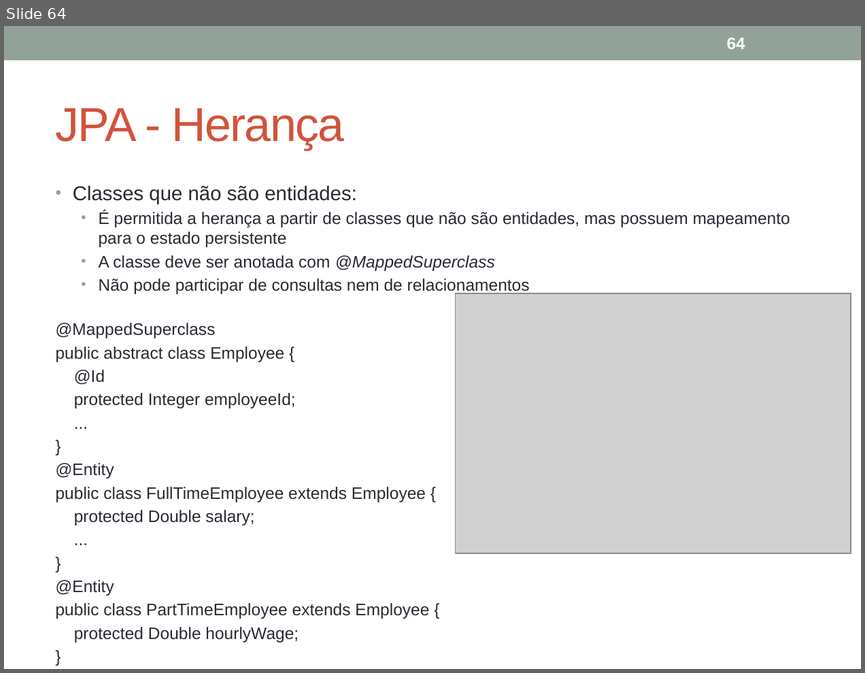
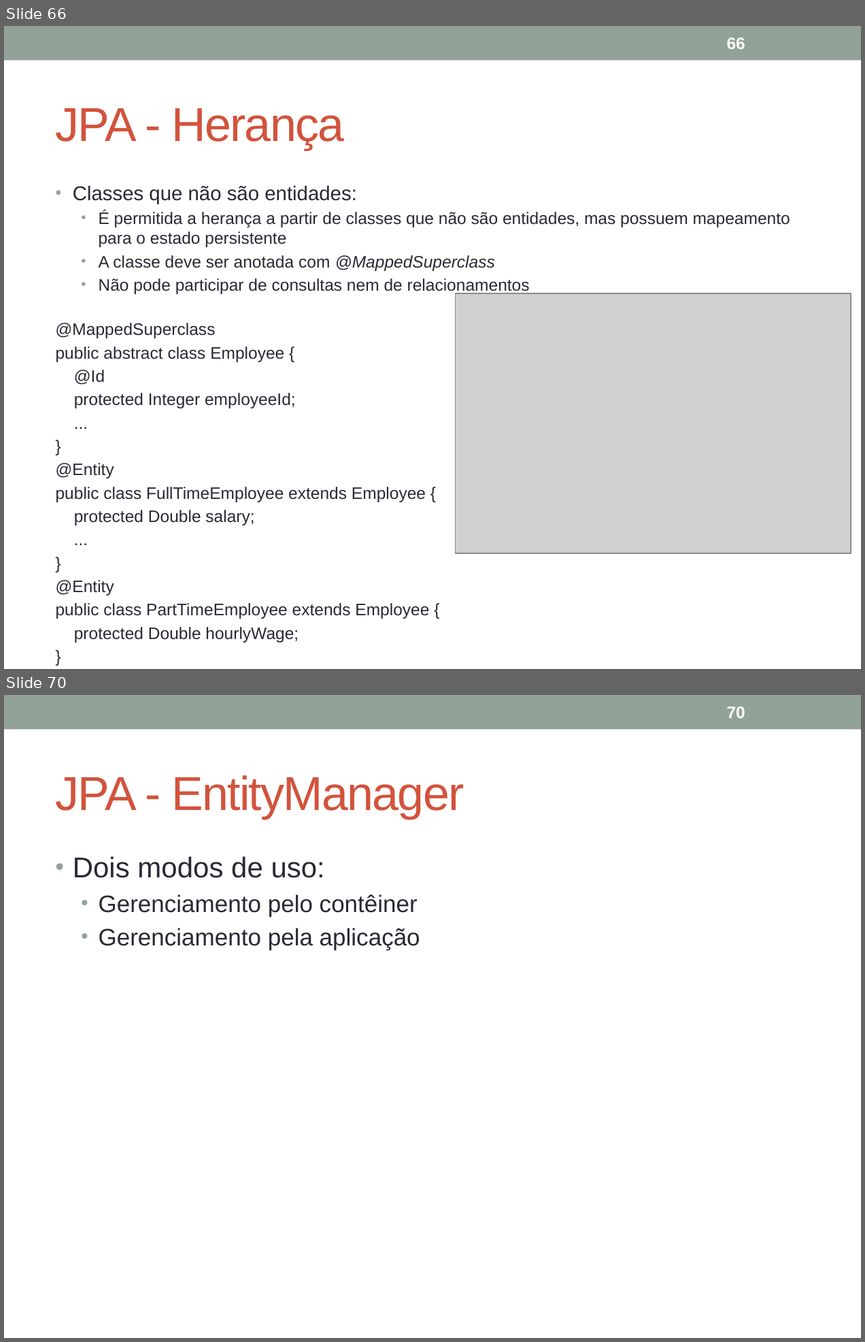
Before and after one commit to VanusaASilva/VanusaASilva, a slide deck: Material/JavaEE_JPA.pptx. Shown one above the other, each under a label of ours: slide 64 before the commit, slides 66 and 70 after it; the slides between them are not shown. The pictures are 865x673 and 865x1342 pixels, drawn with LibreOffice and Linux fonts; fonts in the diff are those of the drawing; grey boxes stand for pictures. Boxes give left, top, right and bottom in pixels: in the first picture for what was removed or moved away, otherwise in the second. Text is boxed around its words. In the diff, an @@ line names an element or a change of style, - is before the commit and + after.

```diff
--- a/Material/JavaEE_JPA.pptx
+++ b/Material/JavaEE_JPA.pptx
@@ slide 70 added at <box>4,695,861,1338</box>, background #FFFFFF; not listed: 1 template element that a slide beside it also shows @@
@@ page number added at <box>727,707,745,718</box>, 14 pt, text #FFFFFF, bold @@
+70
@@ title added at <box>56,775,464,819</box>, 40 pt, text #D2533C @@
+JPA - EntityManager
@@ text added at <box>73,856,420,950</box>, 20 pt, text #292934 @@
+• Dois modos de uso:
+  • Gerenciamento pelo contêiner
+  • Gerenciamento pela aplicação
@@ what was slide 64 is now slide 66 @@
@@ page number at <box>727,38,745,49</box>: text changed @@
-64
+66
```
Also in this commit, not shown: 1 slide changed, 91 other slides added, 55 other files.
